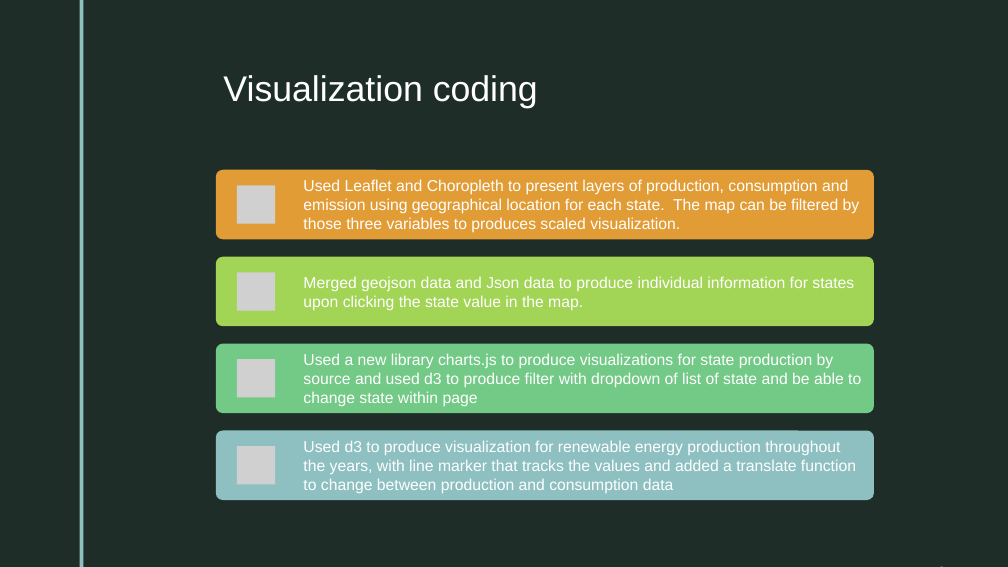
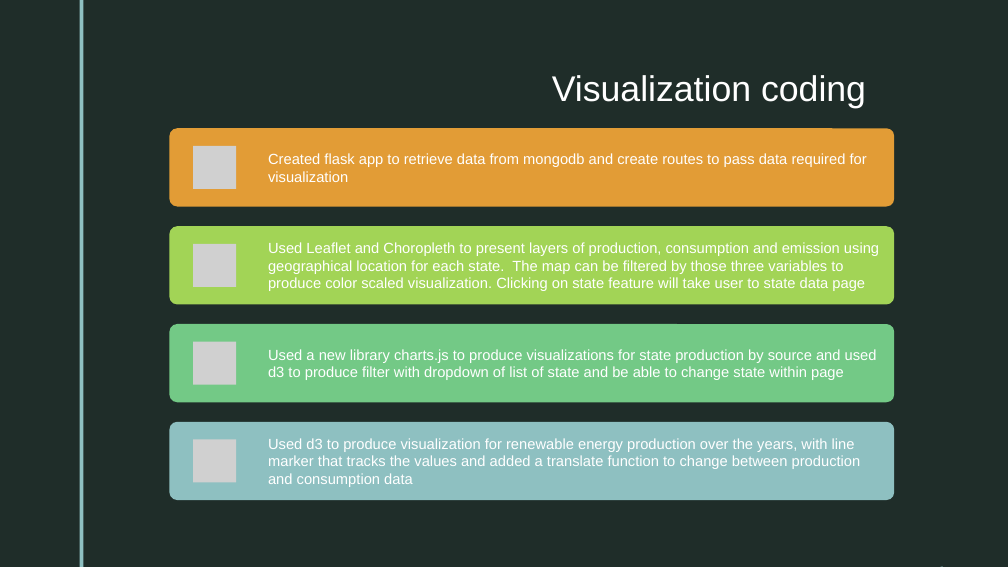
Before and after one commit to Kphad20/Project2-Group_4, a slide deck: slide 6 of Energy Analysis of the United States for 2018.pptx. Drawn at 1008x567 pixels with LibreOffice and Linux fonts; fonts in the diff are those of the drawing; grey boxes stand for pictures; background and template pictures are left out. Boxes give left, top, right and bottom in pixels: in the first picture for what was removed or moved away, otherwise in the second. Text is boxed around its words. In the diff, an @@ line names an element or a change of style, - is before the commit and + after.

```diff
--- a/Energy Analysis of the United States for 2018.pptx
+++ b/Energy Analysis of the United States for 2018.pptx
@@ title "Visualization coding" at (x1=552, y1=75, x2=866, y2=108): alignment left to right @@
@@ rounded rectangle resized from (x1=216, y1=170, x2=873, y2=240) to (x1=169, y1=129, x2=895, y2=206) @@
@@ picture resized from (x1=237, y1=185, x2=275, y2=224) to (x1=193, y1=146, x2=236, y2=189) @@
@@ text added at (x1=268, y1=153, x2=867, y2=182), 14 pt, text #FFFFFF @@
+Created flask app to retrieve data from mongodb and create routes to pass data required for visualization
@@ rounded rectangle resized from (x1=216, y1=257, x2=873, y2=327) to (x1=169, y1=226, x2=895, y2=304) @@
@@ picture resized from (x1=237, y1=272, x2=275, y2=311) to (x1=193, y1=244, x2=236, y2=287) @@
@@ text at (x1=268, y1=242, x2=879, y2=291): text changed; size 15 to 14 pt @@
-Used Leaflet and Choropleth to present layers of production, consumption and emission using geographical location for each state. The map can be filtered by those three variables to produces scaled visualization.
+Used Leaflet and Choropleth to present layers of production, consumption and emission using geographical location for each state. The map can be filtered by those three variables to produce color scaled visualization. Clicking on state feature will take user to state data page
@@ text removed at (x1=303, y1=276, x2=854, y2=311) @@
-Merged geojson data and Json data to produce individual information for states upon clicking the state value in the map.
@@ rounded rectangle resized from (x1=216, y1=344, x2=873, y2=414) to (x1=169, y1=324, x2=895, y2=402) @@
@@ text "Used a new library charts.js ..." moved from (x1=303, y1=353, x2=861, y2=406) to (x1=268, y1=349, x2=877, y2=380) @@
@@ text "Used a new library charts.js ..." at (x1=268, y1=349, x2=877, y2=380): size 15 to 14 pt @@
@@ picture resized from (x1=237, y1=359, x2=275, y2=398) to (x1=193, y1=342, x2=236, y2=385) @@
@@ rounded rectangle resized from (x1=216, y1=430, x2=873, y2=500) to (x1=169, y1=422, x2=895, y2=500) @@
@@ picture resized from (x1=237, y1=446, x2=275, y2=485) to (x1=193, y1=439, x2=236, y2=482) @@
@@ text at (x1=268, y1=438, x2=861, y2=487): text changed; size 15 to 14 pt @@
-Used d3 to produce visualization for renewable energy production throughout the years, with line marker that tracks the values and added a translate function to change between production and consumption data
+Used d3 to produce visualization for renewable energy production over the years, with line marker that tracks the values and added a translate function to change between production and consumption data
```
Also in this commit, not shown: 7 other slides changed, 1 slide added.
